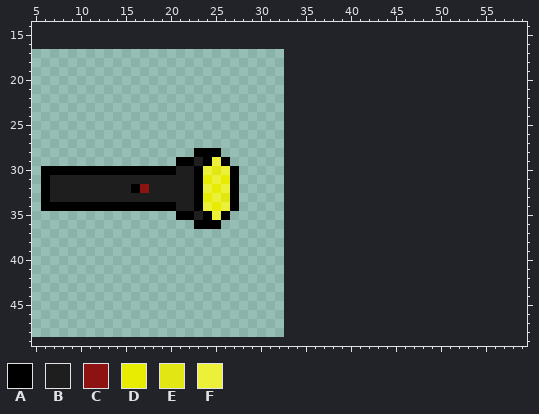
One commit to this pixel-art sprite: Jogo/assets/img/flashlight/right.png. That is the earlier state.
The file is 256x256 pixels, drawn in blocks of 8x8; one block is one cell here. Shown: x 5..59, y 14..49. The old version is drawn lined up with the new one, on the new canvas.
Palette (. is transparent): A #000000  B #1e1e1e  C #8d1212  D #e7ec02  E #e2e612  F #ecf038
Pixels before, first column x 6:
28 .................AAA..
29 ...............AABAFA.
30 AAAAAAAAAAAAAAABBAFEFA
31 ABBBBBBBBBBBBBBBBADFDA
32 ABBBBBBBBBACBBBBBAFDFA
33 ABBBBBBBBBBBBBBBBADFEA
34 AAAAAAAAAAAAAAABBAFDFA
35 ...............AABAFA.
36 .................AAA..
The result:
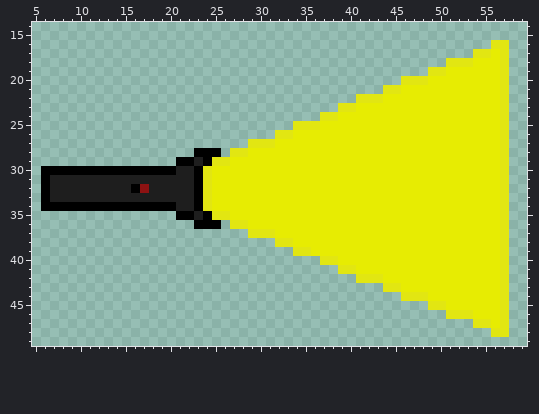
Difference:
canvas 32x32 -> 64x64, the old top-left corner now at 1,17
y 16: x 56..57 .. -> EE
y 17: x 54..57 .... -> EEDE
y 18: x 51..57 ....... -> EEEDDDE
y 19: x 49..57 ......... -> EEDDDDDDE
y 20: x 46..57 ............ -> EEEDDDDDDDDE
y 21: x 44..57 .............. -> EEDDDDDDDDDDDE
y 22: x 41..57 ................. -> EEEDDDDDDDDDDDDDE
y 23: x 39..57 ................... -> EEDDDDDDDDDDDDDDDDE
y 24: x 37..57 ..................... -> EEDDDDDDDDDDDDDDDDDDE
y 25: x 34..57 ........................ -> EEEDDDDDDDDDDDDDDDDDDDDE
y 26: x 32..57 .......................... -> EEDDDDDDDDDDDDDDDDDDDDDDDE
y 27: x 29..57 ............................. -> EEEDDDDDDDDDDDDDDDDDDDDDDDDDE
y 28: x 27..57 ............................... -> EEDDDDDDDDDDDDDDDDDDDDDDDDDDDDE
y 29: x 25..57 FA............................... -> EEDDDDDDDDDDDDDDDDDDDDDDDDDDDDDDE
y 30: x 24..57 FEFA.............................. -> EDDDDDDDDDDDDDDDDDDDDDDDDDDDDDDDDE
y 31: x 24..25 DF -> ED; x 27..57 A.............................. -> DDDDDDDDDDDDDDDDDDDDDDDDDDDDDDE
y 32: x 24 F -> E; x 26..57 FA.............................. -> DDDDDDDDDDDDDDDDDDDDDDDDDDDDDDDE
y 33: x 24..57 DFEA.............................. -> EDDDDDDDDDDDDDDDDDDDDDDDDDDDDDDDDE
y 34: x 24 F -> E; x 26..57 FA.............................. -> DDDDDDDDDDDDDDDDDDDDDDDDDDDDDDDE
y 35: x 25..57 FA............................... -> EEDDDDDDDDDDDDDDDDDDDDDDDDDDDDDDE
y 36: x 27..57 ............................... -> EEDDDDDDDDDDDDDDDDDDDDDDDDDDDDE
y 37: x 29..57 ............................. -> EEEDDDDDDDDDDDDDDDDDDDDDDDDDE
y 38: x 32..57 .......................... -> EEDDDDDDDDDDDDDDDDDDDDDDDE
y 39: x 34..57 ........................ -> EEDDDDDDDDDDDDDDDDDDDDDE
y 40: x 37..57 ..................... -> EEDDDDDDDDDDDDDDDDDDE
y 41: x 39..57 ................... -> EEDDDDDDDDDDDDDDDDE
y 42: x 41..57 ................. -> EEEDDDDDDDDDDDDDE
y 43: x 44..57 .............. -> EEDDDDDDDDDDDE
y 44: x 46..57 ............ -> EEEDDDDDDDDE
y 45: x 49..57 ......... -> EEDDDDDDE
y 46: x 51..57 ....... -> EEEDDDE
y 47: x 54..57 .... -> EEDE
y 48: x 56..57 .. -> EE
Boxes around the changes in both pictures, in picture pixels (x1, y1, x2, y2):
changed: (203, 40, 509, 337)
